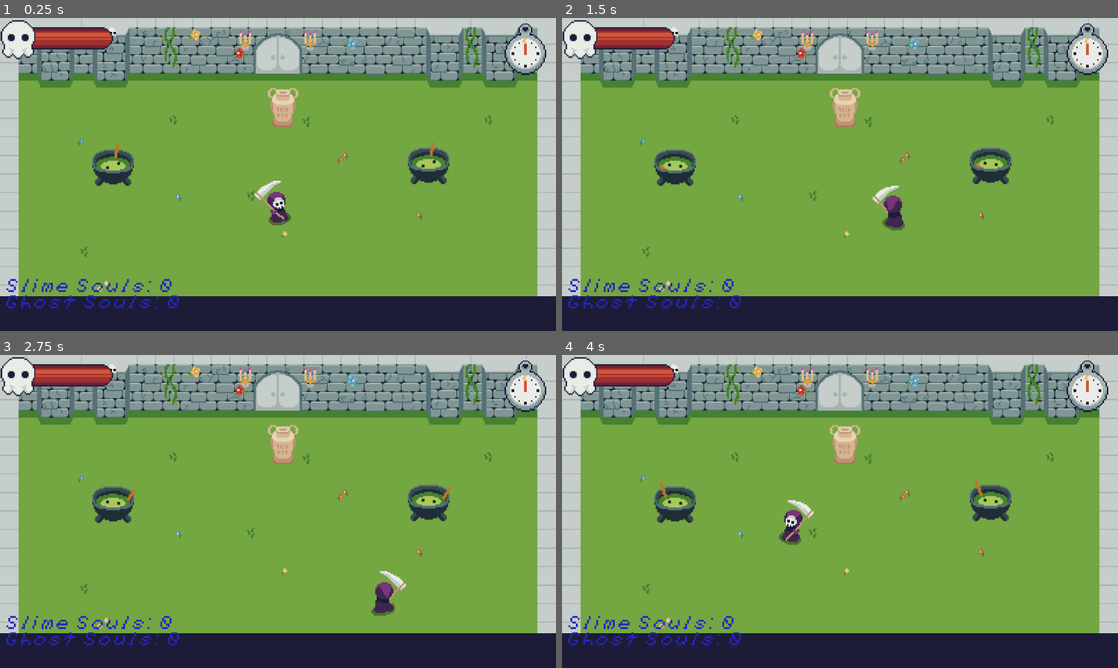
Above: before the commit, frames 1-4 (two rows, left to right).
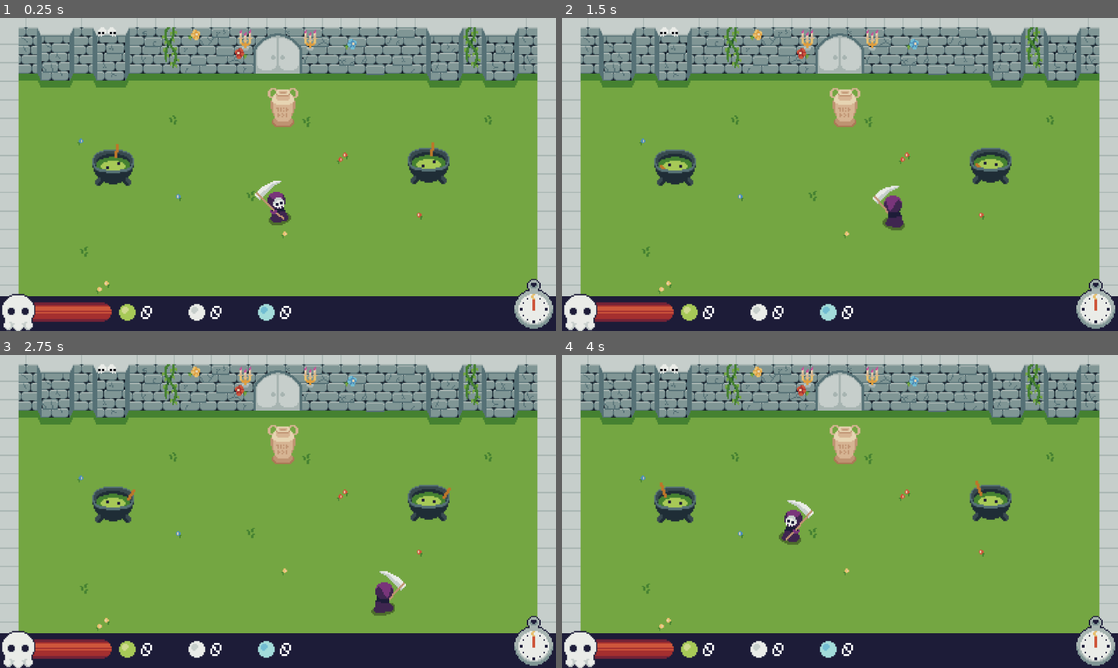
Above: after the commit, the same moments.

Repository: rakthalekk/soul-sellers
Game: Godot game, scene res://src/Main.tscn
Same seed, same stepped clock (60 frames per second), same inputs: the game is played once before the commit and once after it.
Inputs (mouse positions are in pixels of both pictures, inside the frame that each line leads up to):
- Up to frame 1 (0.25 s): no input
- Up to frame 2 (1.5 s): tap Enter at 0.5 s; move the mouse to (962, 158) at 0.52 s; hold D (move_right) 0.53-1.28 s; click (962, 158) at 0.6 s; move the mouse to (728, 190) at 1.27 s; hold S (move_backward) from 1.28 s (still down); right-click (728, 190) at 1.35 s
- Up to frame 3 (2.75 s): move the mouse to (333, 442) at 2.02 s; release S (move_backward) at 2.03 s; hold D (move_right) from 2.03 s (still down); click (333, 442) at 2.1 s
- Up to frame 4 (4 s): move the mouse to (812, 574) at 2.77 s; release D (move_right) at 2.78 s; hold W (move_forward) 2.78-3.53 s; right-click (812, 574) at 2.85 s; move the mouse to (1006, 558) at 3.52 s; hold A (move_left) from 3.53 s (still down); click (1006, 558) at 3.6 s

The runs differ from the first frame. In frame 1, 5.6% of the frame differs, in the area x 0-100%, y 0-100%; in frame 2, 5.6%; in frame 3, 5.6%; in frame 4, 5.6%.

Commit message:
updated ui

Diff:
--- a/Soul Sellers/project.godot
+++ b/Soul Sellers/project.godot
@@ -29,6 +29,10 @@
 config/name="Soul Sellers"
 run/main_scene="res://src/Main.tscn"
 config/icon="res://icon.png"
+
+[autoload]
+
+Global="*res://src/Global.gd"
 
 [display]
 
--- a/Soul Sellers/src/GameUI.gd
+++ b/Soul Sellers/src/GameUI.gd
@@ -8,7 +8,9 @@
 onready var player : Repear = get_parent().get_node("YSort").get_node("Repear")
 
 func _ready():
-	$Z/Souls.text = "Slime Souls: 0\nGhost Souls: 0"
+	$Z/SlimeCount.text = str(Global.slime_souls)
+	$Z/GhostCount.text = str(Global.ghost_souls)
+	$Z/ZombieCount.text = str(Global.zombie_souls)
 	$Z/Health.value = 100
 
 
@@ -27,4 +29,7 @@
 
 
 func _on_Repear_update_souls():
-	$Z/Souls.text = "Slime Souls: " + str(player.slime_souls) + "\nGhost Souls: " + str(player.ghost_souls)
+	#$Z/Souls.text = "Slime Souls: " + str(player.slime_souls) + "\nGhost Souls: " + str(player.ghost_souls)
+	$Z/SlimeCount.text = str(Global.slime_souls)
+	$Z/GhostCount.text = str(Global.ghost_souls)
+	$Z/ZombieCount.text = str(Global.zombie_souls)
--- a/Soul Sellers/src/GameUI.tscn
+++ b/Soul Sellers/src/GameUI.tscn
@@ -6,10 +6,9 @@
 [ext_resource path="res://Assets/Health Bar (skull).png" type="Texture" id=4]
 [ext_resource path="res://Assets/Health Bar (full).png" type="Texture" id=5]
 [ext_resource path="res://Assets/Stopwatch.png" type="Texture" id=6]
-
-[sub_resource type="DynamicFont" id=1]
-size = 32
-font_data = ExtResource( 3 )
+[ext_resource path="res://Assets/Slime Soul Icon.png" type="Texture" id=7]
+[ext_resource path="res://Assets/Ghost Soul Icon.png" type="Texture" id=8]
+[ext_resource path="res://Assets/Zombie Soul Icon.png" type="Texture" id=9]
 
 [sub_resource type="Animation" id=2]
 length = 0.001
@@ -57,6 +56,10 @@
 } ]
 }
 
+[sub_resource type="DynamicFont" id=4]
+size = 32
+font_data = ExtResource( 3 )
+
 [node name="GameUI" type="Control"]
 anchor_right = 1.0
 anchor_bottom = 1.0
@@ -64,21 +67,11 @@
 
 [node name="Z" type="CanvasLayer" parent="."]
 
-[node name="Souls" type="Label" parent="Z"]
-anchor_top = 1.0
-anchor_bottom = 1.0
-margin_left = 10.0
-margin_top = -108.0
-margin_right = 438.0
-custom_colors/font_color = Color( 0.145098, 0.156863, 0.745098, 1 )
-custom_fonts/font = SubResource( 1 )
-text = "Slime souls: 000"
-
 [node name="Health" type="TextureProgress" parent="Z"]
 margin_left = 70.0
-margin_top = 20.0
-margin_right = 83.0
-margin_bottom = 28.0
+margin_top = 610.0
+margin_right = 128.0
+margin_bottom = 699.0
 rect_scale = Vector2( 3, 3 )
 value = 50.0
 texture_under = ExtResource( 1 )
@@ -89,7 +82,7 @@
 texture = ExtResource( 4 )
 
 [node name="Stopwatch" type="Sprite" parent="Z"]
-position = Vector2( 1134, 67 )
+position = Vector2( 1152, 618 )
 scale = Vector2( 3, 3 )
 texture = ExtResource( 6 )
 hframes = 12
@@ -99,6 +92,45 @@
 anims/RESET = SubResource( 2 )
 anims/time = SubResource( 3 )
 
+[node name="SlimeCount" type="Label" parent="Z"]
+margin_left = 300.0
+margin_top = 625.0
+margin_right = 40.0
+margin_bottom = 14.0
+custom_fonts/font = SubResource( 4 )
+text = "000"
+
+[node name="Sprite" type="Sprite" parent="Z/SlimeCount"]
+position = Vector2( -25, 10 )
+scale = Vector2( 3, 3 )
+texture = ExtResource( 7 )
+
+[node name="GhostCount" type="Label" parent="Z"]
+margin_left = 450.0
+margin_top = 625.0
+margin_right = 40.0
+margin_bottom = 14.0
+custom_fonts/font = SubResource( 4 )
+text = "000"
+
+[node name="Sprite" type="Sprite" parent="Z/GhostCount"]
+position = Vector2( -25, 10 )
+scale = Vector2( 3, 3 )
+texture = ExtResource( 8 )
+
+[node name="ZombieCount" type="Label" parent="Z"]
+margin_left = 600.0
+margin_top = 625.0
+margin_right = 40.0
+margin_bottom = 14.0
+custom_fonts/font = SubResource( 4 )
+text = "000"
+
+[node name="Sprite" type="Sprite" parent="Z/ZombieCount"]
+position = Vector2( -25, 10 )
+scale = Vector2( 3, 3 )
+texture = ExtResource( 9 )
+
 [node name="GameTimer" type="Timer" parent="."]
 wait_time = 60.0
 one_shot = true
--- /dev/null
+++ b/Soul Sellers/src/Global.gd
@@ -0,0 +1,6 @@
+extends Node
+
+
+var slime_souls = 0
+var ghost_souls = 0
+var zombie_souls = 0
--- a/Soul Sellers/src/Main.tscn
+++ b/Soul Sellers/src/Main.tscn
@@ -131,7 +131,7 @@
 extents = Vector2( 560, 59 )
 
 [sub_resource type="RectangleShape2D" id=2]
-extents = Vector2( 560, 20 )
+extents = Vector2( 560, 39.5 )
 
 [sub_resource type="RectangleShape2D" id=3]
 extents = Vector2( 20, 339.5 )
@@ -210,7 +210,7 @@
 shape = SubResource( 1 )
 
 [node name="CollisionShape2D2" type="CollisionShape2D" parent="Walls"]
-position = Vector2( 600, 660 )
+position = Vector2( 600, 640.5 )
 shape = SubResource( 2 )
 
 [node name="CollisionShape2D3" type="CollisionShape2D" parent="Walls"]
--- a/Soul Sellers/src/Repear.gd
+++ b/Soul Sellers/src/Repear.gd
@@ -18,9 +18,6 @@
 var action = false
 var hp = HPMAX
 var dmg = BASEDMG
-
-var slime_souls = 0
-var ghost_souls = 0
 
 onready var anim_player = $AnimationPlayer
 
@@ -138,10 +135,10 @@
 
 func give_soul(type: String):
 	if type == "slime":
-		slime_souls += 1
+		Global.slime_souls += 1
 		emit_signal("update_souls")
 	elif type == "ghost":
-		ghost_souls += 1
+		Global.ghost_souls += 1
 		emit_signal("update_souls")
 
 
Not shown, added: Soul Sellers/Assets/Ghost Soul Icon.png.import
Not shown, added: Soul Sellers/Assets/Slime Soul Icon.png.import
Not shown, added: Soul Sellers/Assets/Zombie Soul Icon.png.import
Not shown: 1 places in Soul Sellers/src/GameUI.tscn that only renumber resources
